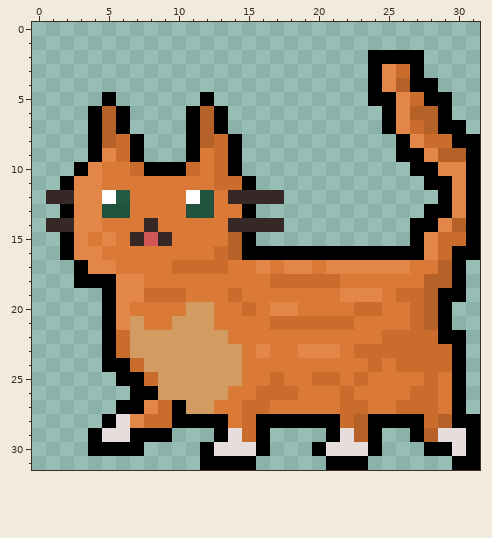
One commit to this pixel-art sprite: graphics/orange_cat_walking1.png. The first picture shows the starting point.
The file is 128x128 pixels, drawn in blocks of 4x4; one block is one cell here. Colours within 5 levels of each other are drawn and written as one.
And afterwards:
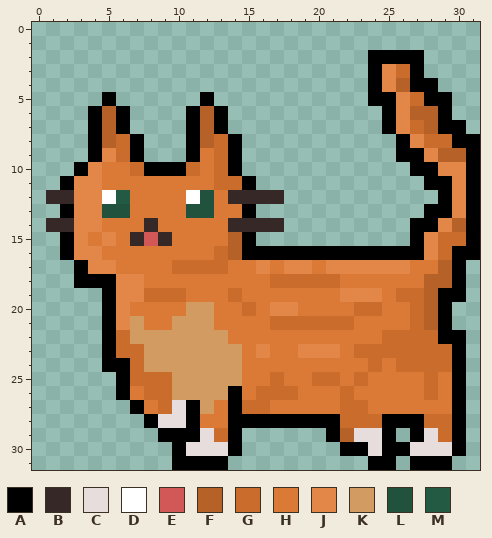
Palette (. is transparent): A #000000  B #352826  C #e7dddd  D #ffffff  E #d25858  F #b66128  G #ca6c2c  H #db7936  J #e38748  K #d29b62  L #20523e  M #225a43
The edit:
Changed rows in their new state; - is an unchanged pixel.
first column x 4:
23 ---G------------------------
25 ---G-G----------------------
26 --AHGG----A------------H----
27 --.-H-CA--A-----------HHH---
28 -...ACC-HHAA-------GG----G-.
29 .....-AACGA..-----FCCA--CGA.
30 ....--ACC-A..---..AACAACCCA.
31 ------AA--..-----...AA-AAA..
Pixel boxes of the changes (left, top, right, bottom) in both pictures:
changed: (88, 344, 480, 470)
